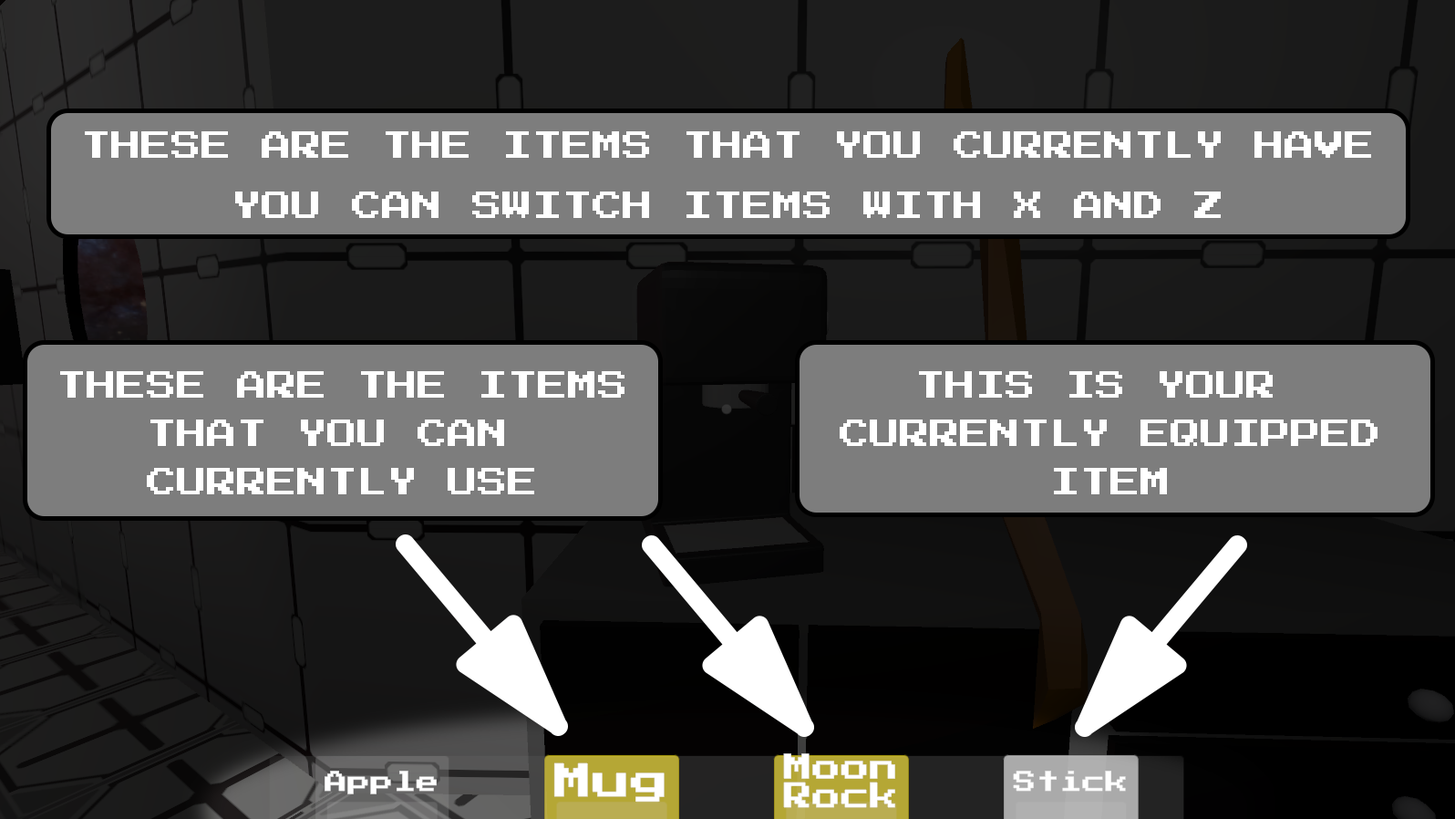
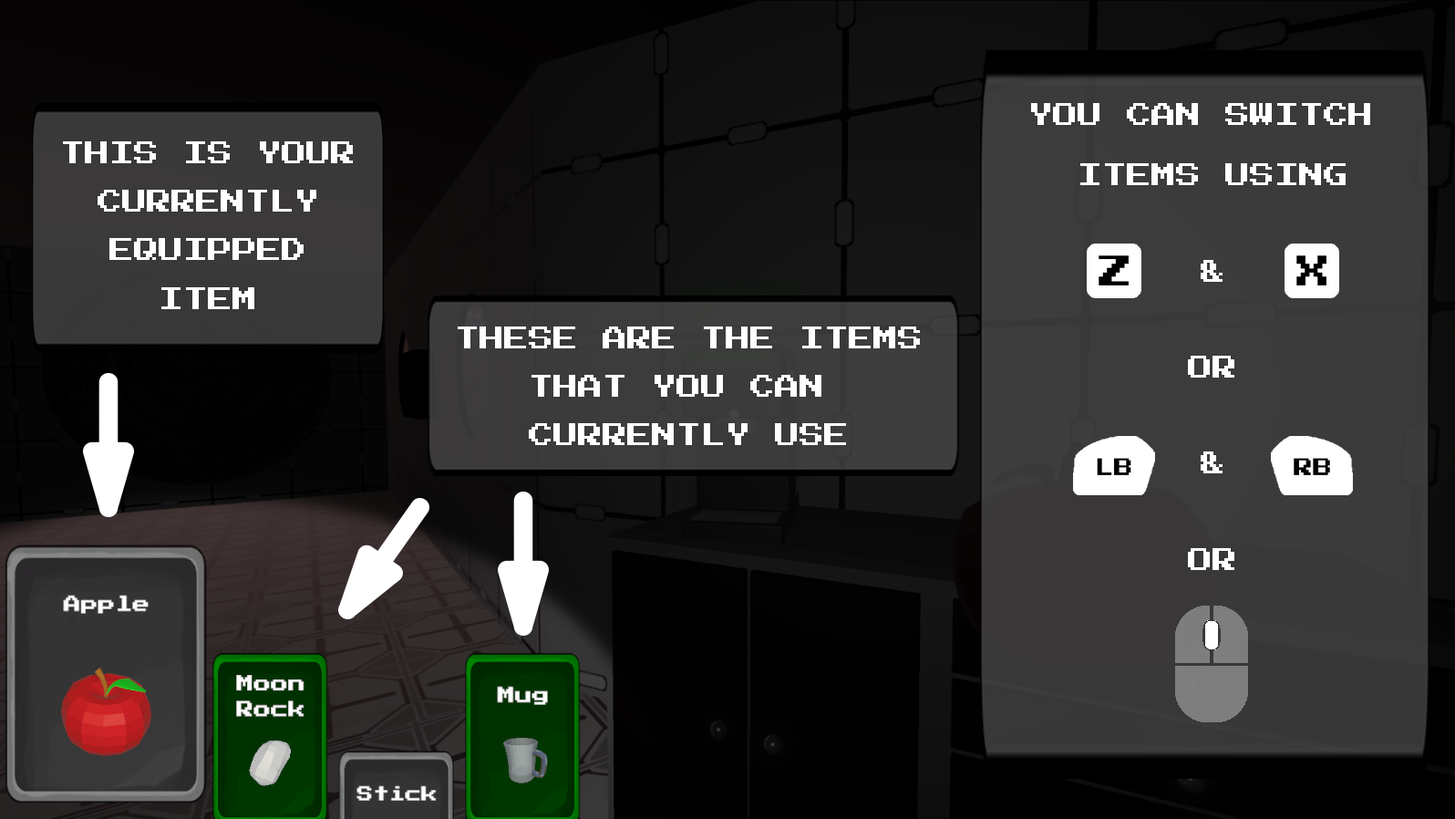
Revision of a layered 1455×819 image; what changed, layer by layer:
added layer "Layer 9" above "Layer 5" over [1175, 605, 1249, 723]
added layer "Layer 5" above "Layer 7" over [1284, 243, 1340, 299]
added layer "Layer 7" above "Layer 6" over [1270, 435, 1354, 496]
added layer "Layer 6" above "Layer 4" over [1073, 435, 1156, 496]
added layer "Layer 4" above "Jump With Space" over [1086, 243, 1142, 299]
moved "Jump With Space" above "Jump With Space copy 2", painted on it over [84, 103, 1372, 570]
painted on "Jump With Space copy 2" over [60, 326, 920, 495]
painted on "Jump With Space copy" over [62, 141, 1378, 495]
added layer "Rectangle 1 copy 4" above "Rectangle 1 copy 3" over [980, 50, 1430, 779]
added layer "Rectangle 1 copy 3" above "Rectangle 1 copy 2" over [427, 295, 960, 476]
moved "Rectangle 1 copy 2" above "Triangle 1 copy 2", painted on it over [22, 103, 663, 521]
removed layer "Rectangle 1 copy" over [795, 340, 1436, 517]
removed layer "Rectangle 1" over [46, 108, 1411, 239]
painted on "Triangle 1 copy 2" over [338, 497, 1248, 737]
painted on "Triangle 1 copy" over [497, 491, 815, 737]
painted on "Triangle 1" over [82, 372, 569, 736]
painted on "Layer 2" over [0, 472, 1276, 819]
removed layer "Layer 1" over [0, 0, 1455, 819]
added layer "Layer 3" over [0, 0, 1455, 819]
